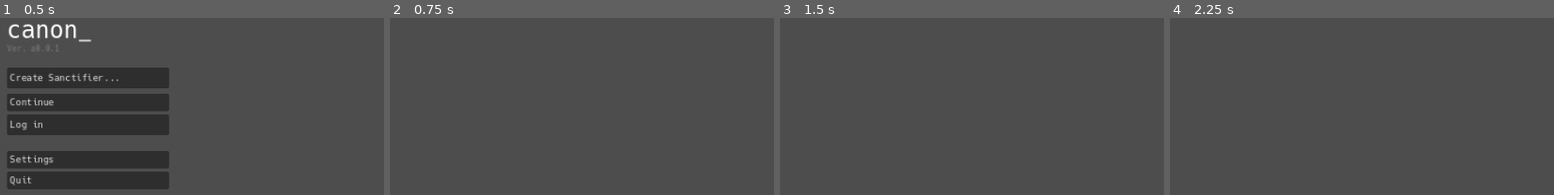
Above: before the commit, frames 1-4 (left to right).
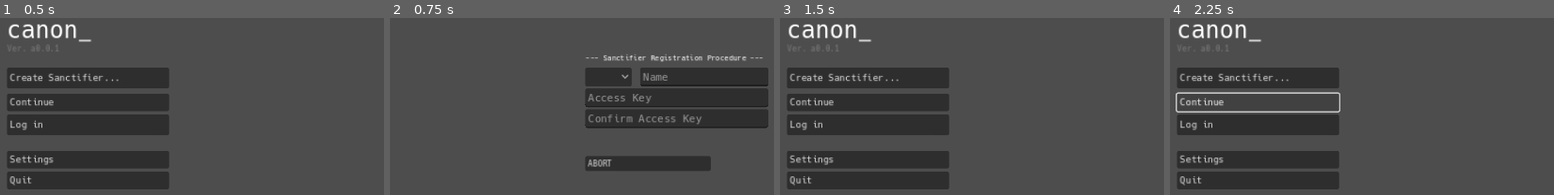
Above: after the commit, the same moments.

Repository: pivinx1/canon
Game: Godot game, scene res://scenes/mainmenu.tscn
Two runs of this game, one before a commit and one after it. Both use one fixed random seed, a clock stepped at 60 frames per second and the inputs below.
Inputs (mouse positions are in pixels of both pictures, inside the frame that each line leads up to):
- Up to frame 1 (0.5 s): no input
- Up to frame 2 (0.75 s): click "Create Sanctifier..." at 0.5 s
- Up to frame 3 (1.5 s): click (1037, 163) at 1.25 s, where only the run after the commit has a clickable "ABORT"
- Up to frame 4 (2.25 s): click (1258, 102) at 2 s, where only the run after the commit has a clickable "Continue"

Frame 1 is identical in both runs. In frame 2, 17% of the frame differs, in the area x 50-99%, y 20-87%; in frame 3, 22%, in the area x 1-44%, y 3-97%; in frame 4, 19%.

Commit message:
main menu!

Diff:
--- a/scenes/mainmenu.tscn
+++ b/scenes/mainmenu.tscn
@@ -1,8 +1,9 @@
-[gd_scene load_steps=4 format=3 uid="uid://cmxsl7bqkjyjp"]
+[gd_scene load_steps=5 format=3 uid="uid://cmxsl7bqkjyjp"]
 
 [ext_resource type="Theme" uid="uid://yihqjdsgadyv" path="res://theme.tres" id="1_emynt"]
 [ext_resource type="Script" path="res://scripts/mainmenu.gd" id="2_diogw"]
 [ext_resource type="AudioStream" uid="uid://kxtcfjlp1yk" path="res://sounds/bgm/ForensicsUnderscore.ogg" id="3_bv25c"]
+[ext_resource type="Script" path="res://scripts/RegisterScreen.gd" id="4_20sw3"]
 
 [node name="Mainmenu" type="Control"]
 layout_mode = 3
@@ -100,6 +101,7 @@
 offset_top = 96.0
 offset_right = 648.0
 offset_bottom = 400.0
+script = ExtResource("4_20sw3")
 
 [node name="Label" type="Label" parent="RegisterScreen"]
 layout_mode = 0
@@ -142,6 +144,7 @@
 offset_right = 304.0
 offset_bottom = 107.0
 placeholder_text = "Access Key"
+secret = true
 
 [node name="ConfirmPassword" type="LineEdit" parent="RegisterScreen"]
 layout_mode = 0
@@ -150,6 +153,7 @@
 offset_right = 304.0
 offset_bottom = 139.0
 placeholder_text = "Confirm Access Key"
+secret = true
 
 [node name="Confirm" type="Button" parent="RegisterScreen"]
 layout_mode = 0
@@ -173,3 +177,6 @@
 
 [connection signal="pressed" from="MainMenuButtons/NewGame" to="." method="_on_new_game_pressed"]
 [connection signal="pressed" from="MainMenuButtons/Quit" to="." method="_on_quit_pressed"]
+[connection signal="mainMenuShow" from="RegisterScreen" to="." method="_on_register_screen_main_menu_show"]
+[connection signal="pressed" from="RegisterScreen/Confirm" to="RegisterScreen" method="_on_confirm_pressed"]
+[connection signal="pressed" from="RegisterScreen/Abort" to="RegisterScreen" method="_on_abort_pressed"]
--- /dev/null
+++ b/scripts/RegisterScreen.gd
@@ -0,0 +1,42 @@
+extends Control
+
+signal mainMenuShow
+
+var playerInfo = playerdata.playerInfoDict
+
+@onready var playerGenderField = $NameBlock/GenderPicker
+@onready var playerNameField = $NameBlock/NameLineEdit
+@onready var passwordField = $PasswordLineEdit
+@onready var passwordConfirmation = $ConfirmPassword
+
+@onready var confirmButton = $Confirm
+@onready var abortButton = $Abort
+
+func _process(delta):
+	if playerGenderField.selected != -1 and playerNameField.text != "" and passwordField.text != "" and passwordConfirmation.text == passwordField.text:
+		confirmButton.show()
+	else:
+		confirmButton.hide()
+
+
+
+
+func _on_abort_pressed():
+	playerGenderField.selected = -1
+	playerNameField.text = ""
+	passwordField.text = ""
+	passwordConfirmation.text = ""
+	hide()
+	mainMenuShow.emit()
+
+
+func _on_confirm_pressed():
+	playerInfo["playerName"] = playerNameField.text
+	match playerGenderField.selected:
+		0:
+			playerInfo["playerGender"] = "M"
+		1:
+			playerInfo["playerGender"] = "F"
+	playerInfo["playerMac"] = globaldata.generateMacAddr()
+	print("Player's MAC address is %s" % playerInfo["playerMac"])
+	get_tree().change_scene_to_file("res://scenes/game.tscn")
--- a/scripts/mainmenu.gd
+++ b/scripts/mainmenu.gd
@@ -10,3 +10,8 @@
 
 func _on_new_game_pressed():
 	mainmenubuttons.hide()
+	registerForm.show()
+
+
+func _on_register_screen_main_menu_show():
+	mainmenubuttons.show()
